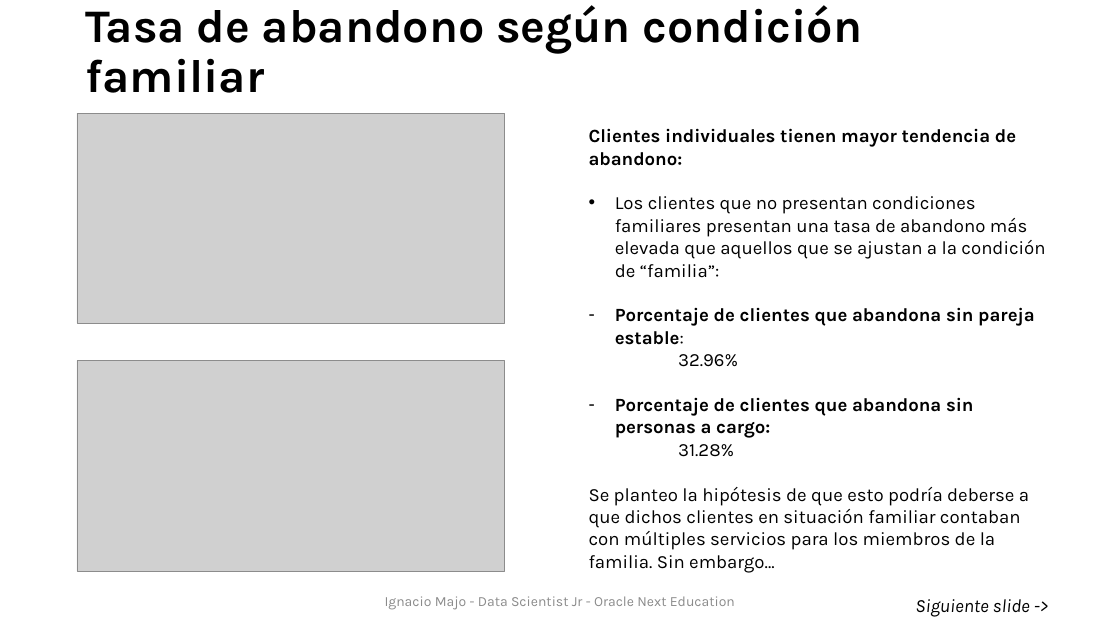
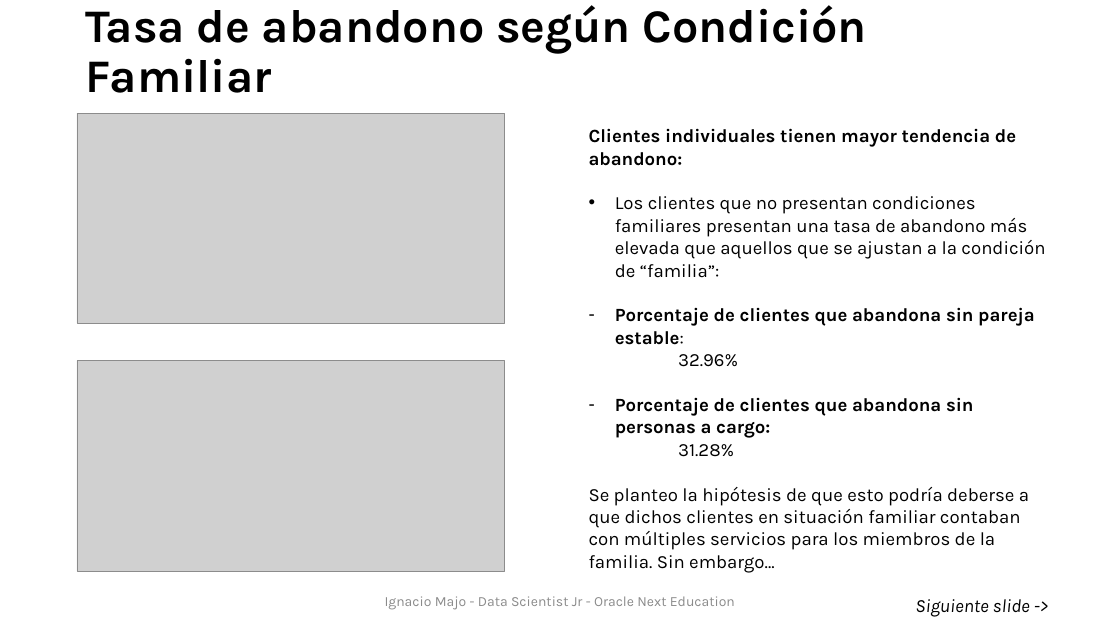
Before and after one commit to ignaciomajo/proyecto_TelecomX, a slide deck: slide 26 of reports/reporte_churn.pptx. Drawn at 1120x630 pixels with LibreOffice and Linux fonts; fonts in the diff are those of the drawing; grey boxes stand for pictures; background and template pictures are left out. Boxes give left, top, right and bottom in pixels: in the first picture for what was removed or moved away, otherwise in the second. Text is boxed around its words. In the diff, an @@ line names an element or a change of style, - is before the commit and + after.

```diff
--- a/reports/reporte_churn.pptx
+++ b/reports/reporte_churn.pptx
@@ title at box(85, 5, 867, 93): text changed @@
-Tasa de abandono según condición familiar
+Tasa de abandono según Condición Familiar
```
Also in this commit, not shown: 3 other slides changed, 1 other file.
